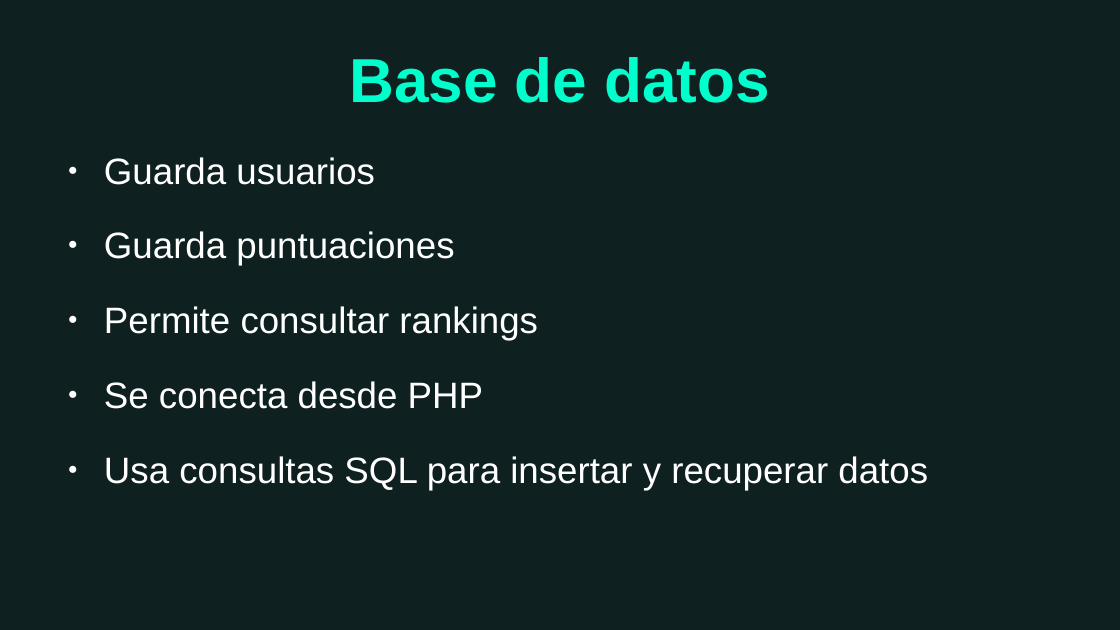
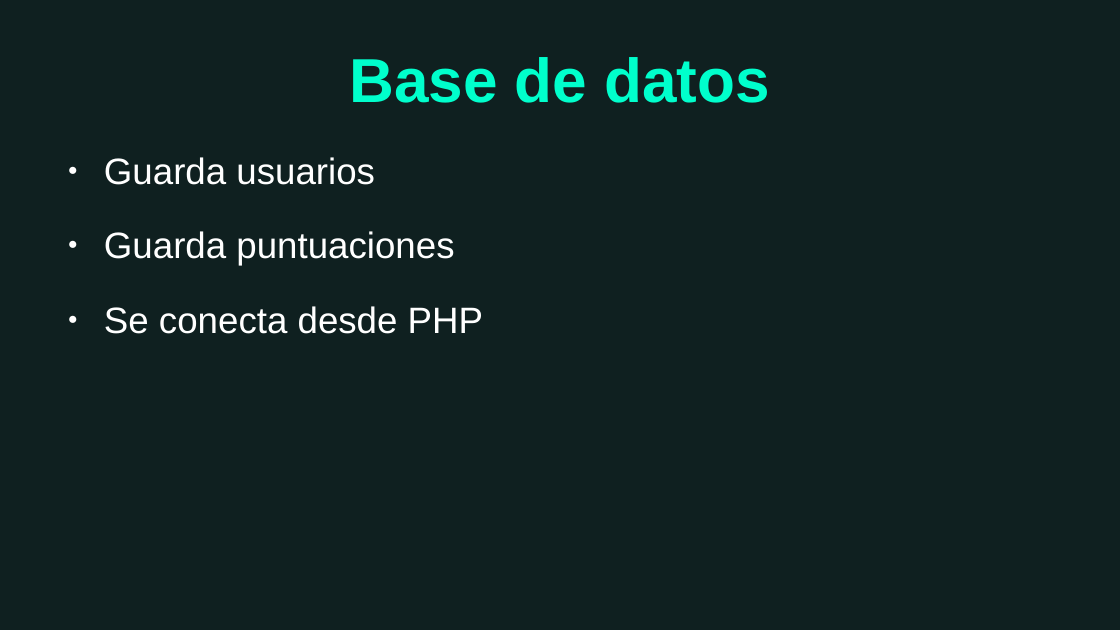
Before and after one commit to David-IFC/DAW, a slide deck: slide 9 of AplicacionFinalCursoPHP/ProyectoFinalDAW.odp. Drawn at 1120x630 pixels with LibreOffice and Linux fonts; fonts in the diff are those of the drawing; background and template pictures are left out. Boxes give left, top, right and bottom in pixels: in the first picture for what was removed or moved away, otherwise in the second. Text is boxed around its words. In the diff, an @@ line names an element or a change of style, - is before the commit and + after.

```diff
--- a/AplicacionFinalCursoPHP/ProyectoFinalDAW.odp
+++ b/AplicacionFinalCursoPHP/ProyectoFinalDAW.odp
@@ text at box(104, 306, 538, 340): paragraph removed @@
-● Permite consultar rankings
@@ text at box(104, 456, 928, 490): paragraph removed @@
-● Usa consultas SQL para insertar y recuperar datos
```
Also in this commit, not shown: 6 other slides changed, 1 slide removed, 1 other file.
